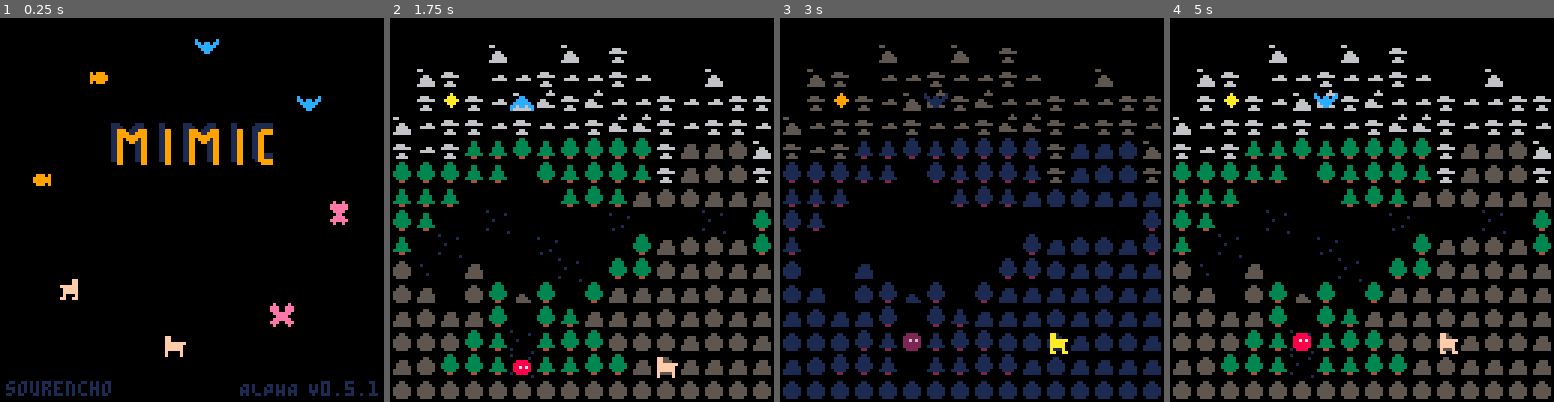
Above: before the commit, frames 1-4 (left to right).
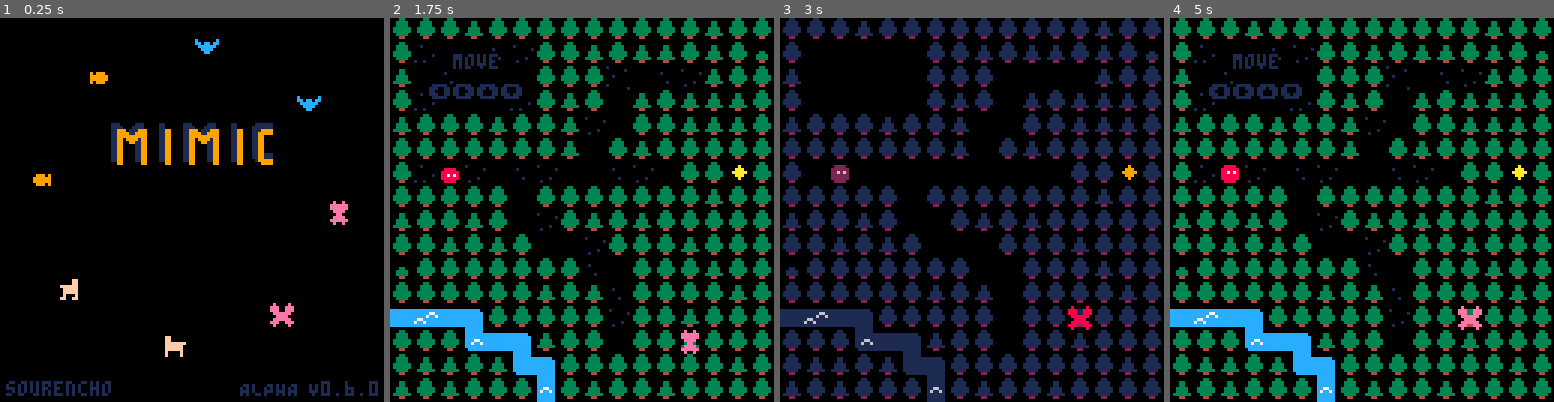
Above: after the commit, the same moments.

Repository: sourencho/mimic
Game: PICO-8 cartridge mimic.p8
Two runs of this game, one before a commit and one after it. Both use one fixed random seed, a clock stepped at 60 frames per second and the inputs below.
Inputs:
- Up to frame 1 (0.25 s): no input
- Up to frame 2 (1.75 s): tap X (X key) at 0.33, 1.07 s; hold Right from 1.6 s (still down)
- Up to frame 3 (3 s): tap X (X key) at 1.85, 2.97 s; release Right at 2.1 s; hold Up 2.15-2.42 s; hold Right from 2.47 s (still down)
- Up to frame 4 (5 s): release Right at 3.03 s; hold Left 3.08-3.58 s; hold Down 3.63-3.97 s; hold Right 4.02-4.68 s; tap X (X key) at 4.08 s; hold Up from 4.73 s (still down)

The runs differ from the first frame. In frame 1, less than 0.1% of the frame differs, in the area x 89-99%, y 94-98%; in frame 2, 38%; in frame 3, 28%; in frame 4, 38%, in the area x 0-100%, y 0-100%.

Commit message:
Polish secret level and change some sounds

Diff:
--- a/mimic.p8
+++ b/mimic.p8
@@ -1,16 +1,16 @@
 pico-8 cartridge // http://www.pico-8.com
 version 33
 __lua__
--- mimic v0.5.1
+-- mimic v0.6.0
 -- by sourencho
 
-VERSION = "V0.5.1"
+VERSION = "V0.6.0"
 
 -- DATA
 
 -- SETTINGS
 
-start_level = 3
+start_level = 0
 last_level = 15
 level_count = last_level + 1
 skip_tutorial = true
@@ -62,18 +62,20 @@
 actor_sml_tile = 254 -- assumes this spr_n == actor.spr_n + 1
 player = 253
 secret_win = 40
-flower1 = 17
-flower2 = 17
-flower3 = 17
-flower4 = 17
+flower1 = 19
+flower2 = 20
+flower3 = 21
+flower4 = 22
+flower5 = 23
 grass1 = 16
 grass2 = 16
 
+
 -- tile spr values
 ground_spr = 65
 
 static_tiles= {tree, water, rock, ground, win, cloud, teru,
-               secret_win, flower1, flower2, flower3, flower4, grass1, grass2}
+               secret_win, flower1, flower2, flower3, flower4, flower5, grass1, grass2}
 dynamic_tiles = {rock_small, tree_small, cloud_small}
 
 tile_display_names = {
@@ -90,6 +92,7 @@
     [flower2] = "ground",
     [flower3] = "ground",
     [flower4] = "ground",
+    [flower5] = "ground",
     [grass1] = "ground",
     [grass2] = "ground"
 }
@@ -196,6 +199,11 @@
 player_sfx={}
 player_sfx.move={}
 player_sfx.move[ground]=1
+player_sfx.move[flower1]=1
+player_sfx.move[flower2]=1
+player_sfx.move[flower3]=1
+player_sfx.move[flower4]=1
+player_sfx.move[flower5]=1
 player_sfx.move[tree]=3
 player_sfx.move[tree_small]=3
 player_sfx.move[rock]=4
@@ -881,7 +889,7 @@
 
 PLAYER_PATTERN_SIZE = 8 -- must be at least 1 longer than the max npc pattern length and even
 
-player_move_abilities = {ground, win, secret_win}
+player_move_abilities = {ground, win, secret_win, flower1, flower2, flower3, flower4, flower5}
 player_push_abilities = copy_table(dynamic_tiles)
 
 function init_player(pos)
@@ -1556,25 +1564,45 @@
 end
 
 -- heart pops up when you meet an animal
+heart_tiles = {flower1, flower2, flower3, flower4, flower5}
+heart_sounds = {
+    [flower1]=12,
+    [flower2]=13,
+    [flower3]=14,
+    [flower4]=15,
+    [flower5]=16,
+}
 function overlap_effects()
-    for a in all(actors) do
-        for p in all(get_players()) do
-            if (not a.is_player) and
-               collides(get_body(p), get_body(a)) then
-                local frame_len = #a.pattern - 1
-                local end_tick = game.tick + (4 * frame_len)
-                local heart = {
-                    pos = {x = a.pos.x*8 + 4, y = a.pos.y*8 + 4},
-                    col = 10,
-                    draw_fn = draw_heart,
-                    start_tick = game.tick,
-                    end_tick = end_tick,
-                    meta_data = {},
-                }
-                add(particles, heart)
+    for p in all(get_players()) do
+        -- tile hearts
+        for t in all(heart_tiles) do
+            if is_static_tile(t, p.pos) then
+                spawn_heart(p, heart_sounds[t])
             end
         end
-    end
+
+        -- actor hearts
+        for a in all(actors) do
+            if (not a.is_player) and collides(get_body(p), get_body(a)) then
+                spawn_heart(a, 12)
+            end
+        end
+    end
+end
+
+function spawn_heart(a, snd)
+    local frame_len = #a.pattern - 1
+    local end_tick = game.tick + (4 * frame_len)
+    local heart = {
+        pos = {x = a.pos.x*8 + 4, y = a.pos.y*8 + 4},
+        col = 10,
+        draw_fn = draw_heart,
+        start_tick = game.tick,
+        end_tick = end_tick,
+        meta_data = {},
+    }
+    add(particles, heart)
+    sfx(snd)
 end
 
 function win_vfx(pos)
@@ -2181,20 +2209,20 @@
 00dddd000000000000aaaa0000111100000000000eeeeee0eee00eeec000000c0000000000000bb000000bb000bb000000bb0000200000002882000909090000
 000dd0000000000000000000000000000000000000e00e000e0000e0000000000000000000000bbb0000bbb00bbb00000bbb0000200000002882000090900000
 00000000000000000000000000000000000000000000000000000000000000000000000000000000000000000000000000000000222222222882000909090000
-011100000111000001111110111110000110000000000000000000000ff0000000ff000000000000000030300000909008880ccc288888888882000090900000
-01111000111100001111111011111000011000000000000000bb00000ff0000000ff000000000000030003000000040008980c2c222222222222000000000000
+011100000111000001111110111110000110000000000000000000000ff0000000ff0000000000000000b0b00000909008880ccc288888888882000090900000
+01111000111100001111111011111000011000000000000000bb00000ff0000000ff0000000000000b0003000000040008980c2c222222222222000000000000
 0119990111999000111999900099999001199000b0000bb00b00b00b0fffffff00ffffff000000000030000009090409088eeccc200200002002000000000000
 01199991199990001199999000999990011990000b00b00bb0000bb00ffffff000fffff0000000000030030000400440aaaefe00200200002002000000000000
-011999999999900011990000000119900119900000bb0000000000000ffffff000fffff0000000003000303000400400a9aeee00200200002002000000000000
+011999999999900011990000000119900119900000bb0000000000000ffffff000fffff000000000b00030b000400400a9aeee00200200002002000000000000
 011990999919900011990000000119900119900000000000000000000f0000f000f000f0000000000300300000044400aaa00000200200002002000000000000
 011990099119900011990000000119900119900000000000000000000f0000f000ff00ff00000000000000000000400000000000220220002202200000000000
 01199000011990001199000000011990011990000000000000000000000000000000000000000000000000000000000000000000000000000000000000000000
-011990000119900011990000000119900119900000b00bb0000b00b0000000000000000000000000099900090000000000999000888000000000ccc009000900
-011990000119900011990000000119900119900000bbbb00000bbbb00000000000000000000000009909909900000000ee9a900082800888ccc0c1c009909900
-0119900001199000119911101111199001199000bbbbbb000bbbbbb00000000000000000000000009000999000000030ef99933388800828c1c0ccc000999000
-0119900001199000119911101111199001199000bbbbbb000bbbbbb00000000000000000000000000000000000300300eee883b300303888ccc0300000000000
-011990000119900001999990009999900119900000bbbb00000bbbb0000000000000000000000000000000000303030000082333000300000033300000000000
-000990000009900000099990009999900009900000b00bb0000b00b0000000000000000000000000000000000003000000088800000300000003000000000000
+011990000119900011990000000119900119900000b00bb0000b00b000000000000000000000000009990009000000000000aaa0999000000000ccc000000eee
+011990000119900011990000000119900119900000bbbb00000bbbb000000000000000000000000099099099000000000000a2a092900999ccc0c1c00eee0e2e
+0119900001199000119911101111199001199000bbbbbb000bbbbbb000000000000000000000000090009990000000b00300aaa099900929c1c0ccc00e2e0eee
+0119900001199000119911101111199001199000bbbbbb000bbbbbb00000000000000000000000000000000000300300b030030000303999ccc030000eee0030
+011990000119900001999990009999900119900000bbbb00000bbbb0000000000000000000000000000000000b03030000303000000300000033000000300300
+000990000009900000099990009999900009900000b00bb0000b00b0000000000000000000000000000000000003000000303000000300000003000000030300
 00000000000000000000000000000000000000000000000000000000000000000000000000000000000000000000000000000000000000000000000000000000
 00000000000000000000000000000000000000000000000000000000000000000000000000000000000000000cccccc0000000000cccccc00000000000000000
 0000a00000000000010000000000000000000000000000000000000000cccccccccccccccccccc00cccccc000cccccc0cccccc00cccccccc0222000001000000
@@ -2423,29 +2451,29 @@
 
 
 __gff__
-0000000000fd00fffeff0602060400000800000000fffefffeff0602060000000000000000ff00fffe021001110000000000000000ff00000002001011111100081010601010100202020202020280800404244010101002020202020202808001012140101010020202020202028080101010401010100202020202280880a0
+0000000000fd00fffeff0602060400000800000000fffefffeff0602060000000000000000ff00fffe021001130000000000000000ff00000002001014151617081010601010100202020202020280800404244010101002020202020202808001012140101010020202020202028080101010401010100202020202280880a0
 0808080808080808080808080808080802020202020000000800000000000000020202020000000000000000000000000202020200000000000000000000000000000000000000000000000000000000000000000000000000000000000000000000000000000000000000000000000000000000000000000000000000000000
 __map__
-6060606160606060606060606061606041414141414141414141414141414141606161626060606060606060606160604141414141414141414141414141414160606060606060606060606060606060616062616060606061605061606160606060606060606060606060606060606060606060606060606060606060606060
-6071414170426060616061616061606241714161626161704141704141414241606061606060606060616260626060604141414153414153416341414141414160606060606060606060606060616061606160606060606161626150506260606060606060606060606060606061606160414141414141414141724141414060
-6141704141416060607241704261606041416047487849617141414141414141484c60626061606162606060606060604153634143436343436343414153414161616160616161616161606147784a6160626260616161626060616050506060616161606161616161616061477848486041413e7241412a2c41417272414160
-6071414141716061604161606161616071606257407067496041414141414170515760606040606060606060516060604163406343177363734343634343636361606161626060616161616157606060606061616060606061606051515060616160616160607c61616161615760606060413c3b414141614141414141414160
-6160606061606061424160606161616041416057414171674c6170414171414151677848484960606147484960516060534363634363434363737363436363434878484961606147487848495760606160616161606262606061605040506060605b794961606147487848495760606160412a613d7141722a3d414141414160
-606060606060606141606160606060604141616a49414141576041414141414150515151516a48480758707a5151606063436361616061606060606351515053606061576161617b515050676d60616160606060606060616160605050506060606061576161617b515050676d60616160414141414141414141414172414160
-60054142417042414170424160604060424141616749417057607160606070415051515151515151516a486c5160606060606061614160616060616351505063606061677948486c516161616060606160626051606060626051505150515150606061677948486c51616161606060616072417161614141413c3b41723d4160
-60606060604160606060606060616060417041416067784858606062606060605027505151505051515151515161606061616141414141616061515050515151616160515051505151517162726060616050515160606060605041505050615161616051505150515141716272606061604141413b2c41412a413e4141612a60
-616060616041426061606160606060604141414160606060674961606062606051515150515151515150774a5160606060614141724141414142414141724160605151515050515051517041414141616051505142417060605171505150605060515151505051505142414141414161604141413d2a3e414171414172414160
-60606160616041414260606061606060417141416160606160674848790749614142054142515150515157515060156061417241414142414141605150505160615151505051505147784a414141726161605151414141416050415051506051505151505051505147784a414141726160417141414171614141414141417260
-6260606060606060704160606061606071414170414141416060616160606a48515141414141715147796c51606160615070415141414172416060505150515151515152514748486d414162414160616060515052414142605041505050605051515152514748486d41416241416061607241414141412a2c3b417241414160
-606060606060616061706060606061604141417141417141414142606060616050517748784848486c5151515150606050514150605260416051515151505151515227505257617041416061604160616260505041414141414141506050606051522750525761704141606160416061604141414172424141414141612c3b60
-4878484960606060604260606160606041414141414141414141416060606060605057605050505151515150505160605150515160416061515151505150515151515151517a614142606161604260616060512742414141424171506050606251515151517a6141426061616042606160412c2a41414161613e41412a614160
-6060606a48496160604160601560606041424141424141414241416162626160606157606050704151505151516060605050506061726160605050505150505151405151516749614242611560416061626051505061056161615151615150615151515151674961424261156041606160414241613b41413d2a3c4141414160
-606161606167496060606060606061604141057041714141414141606161156148486d606160506060515150606060615150606061056161606051275151515151515151515157610542414141416060606150515060606060606260606061615140515151515761054141414170606060054242414141414141414141417260
-6160616060607a6061606061606060607041414141704141414171417160616160606060606261606160606060606162505050505050505050505050505050505150505250507a606060606060606060605150506160616161616161616160605150505250507a60606060606060606060606060606060606060606060606060
+60606061606060606060606060616060414141414141414141414141414141416061616260606060606060606061606041414141414141414141414141414141606060606060606060606060606060606160626160606060616050616061606060606060606060606060606060606060712a4141414141417141714141414171
+6071414170426060616061616061606241714161626161704141704141414241606061606060606060616260626060604141414153414153416341414141414160606060606060606060606060616061606160606060606161626150506260606060606060606060606060606061606170414141613c4141414172412c604171
+6141704141416060607241704261606041416047487849617141414141414141484c60626061606162606060606060604153634143436343436343414153414161616160616161616161606147784a6160626260616161626060616050506060616161606161616161616061477848484141413b7241412a3f41412a412a4141
+6071414141716061604161606161616071606257407067496041414141414170515760606040606060606060516060604163406343177363734343634343636361606161626060616161616157606060606061616060606061606051515060616160616160607c61616161615760606070413c613b41414241424242413e4141
+6160606061606061424160606161616041416057414171674c6170414171414151677848484960606147484960516060534363634363434363737363436363434878484961606147487848495760606160616161606262606061605040506060605b794961606147487848495760606141412a41412a3d722a413b4141414141
+606060606060606141606160606060604141616a49414141576041414141414150515151516a48480758707a5151606063436361616061606060606351515053606061576161617b515050676d60616160606060606060616160605050506060606061576161617b515050676d6061614141412c414141424241423e61414142
+60054142417042414170424160604060424141616749417057607160606070415051515151515151516a486c5160606060606061614160616060616351505063606061677948486c516161616060606160626051606060626051505150515150606061677948486c516161616060606141724141422a42422a3b422a72414141
+60606060604160606060606060616060417041416067784858606062606060605027505151505051515151515161606061616141414141616061515050515151616160515051505151517162726060616050515160606060605041505050615161616051505150515141716272606061414141413b3e413b402a414141412a41
+616060616041426061606160606060604141414160606060674961606062606051515150515151515150774a51606060606141417241414141424141417241606051515150505150515170414141416160515051424170606051715051506050605151515050515051424141414141613b414141424241412a713b3f72413c2a
+60606160616041414260606061606060417141416160606160674848790749614142054142515150515157515060156061417241414142414141605150505160615151505051505147784a414141726161605151414141416050415051506051505151505051505147784a41414172612a41714141412a70414241422a417241
+6260606060606060704160606061606071414170414141416060616160606a48515141414141715147796c51606160615070415141414172416060505150515151515152514748486d414162414160616060515052414142605041505050605051515152514748486d4141624141606141724141412a2c2a423b607242414141
+606060606060616061706060606061604141417141417141414142606060616050517748784848486c51515151506060505141506052604160515151515051515152275052576170414160616041606162605050414141414141415060506060515227505257617041416061604160614141613d4172424141413c4142424141
+4878484960606060604260606160606041414141414141414141416060606060605057605050505151515150505160605150515160416061515151505150515151515151517a614142606161604260616060512742414141424171506050606251515151517a6141426061616042606141413b2a414141413b3e41412a424171
+6060606a48496160604160601560606041424141424141414241416162626160606157606050704151505151516060605050506061726160605050505150505151405151516749614242611560416061626051505061056161615151615150615151515151674961424261156041606141414241413c3b413f4142412c3b4141
+606161606167496060606060606061604141057041714141414141606161156148486d606160506060515150606060615150606061056161606051275151515151515151515157610542414141416060606150515060606060606260606061615140515151515761054141414170606070054242414141414141414141617241
+6160616060607a6061606061606060607041414141704141414171417160616160606060606261606160606060606162505050505050505050505050505050505150505250507a606060606060606060605150506160616161616161616160605150505250507a606060606060606060717241414141412a4241414141417071
 4141414141414141414141414141414160606060606060606060606060606060606062616161605050437343736373634141414141414141414141414141414141414150514141414141414170504141616060605051505150576070414161615050505050505050505050505050505043637363634363736363437363736373
 41414141424141414041414241414141606060606060606060606060606160616177484878484848077948484c436363417041414141414171414141414141414170414105704150424141414241514160606160605051514e7a6161424748795041414141414141414141414141415073737363736343736363437363636363
 417041414141424363437241414141416161616061616161616160614748784861574171637350734343505067484973414141417e4141414141416f4141414141514141414141514141415241414171616161606051515e6e576161617b6061504141414141414141414141414141504373637342414141417241727363636e
-417041414141736363734341414141416160616162616061616161615760606061577018736350517363434350635773414141414141417241414141414142417041415041427051524141704152414160615a60605151505e67784848696170504141414141414141414141414141506163637241414363734341186373634e
+417041414141736363734341414141416160616162616061616161615760606061577018736350517363434350635773414141414141417241414141414142417041415041427051524141704152414160615a60605151505e67784848696170504141414141414141414141414141506163637241414363734341416373634e
 4141414141634317436363634241414148784849611561474878484957606061627b7141637343505050735043637a43414141414141414141414141414141414151417151505051714151514141414160607b6060515e5e7e7e4f6e7e57614150414141414141414141414141414150606061414147784848484c7163635e7e
 424141414373636351504363434141416060615761616157515050676d6061616157707160626060515050504363577372415050505050505050505050504141415251505e6e512751507e4f52504141606167487948496e5e6e6e7e4f7a60715041414141414141414141414141415061616141776c4241417167496f5f6e6e
 41414141636343515050517373414141606061677948486d51616161606070616157414160606060606050505043576141415005726060606e6f7e5e7e504141506e7e51514e7e4e7e6f6e51505172416060616061606778496e6e6e6f6749605041414141417373734e4e414141415060606141576051417051617b4f7e6f5e
Not shown, changed: the thumbnail (__label__) section of mimic.p8
Not shown, changed: the sound effects (__sfx__) section of mimic.p8
